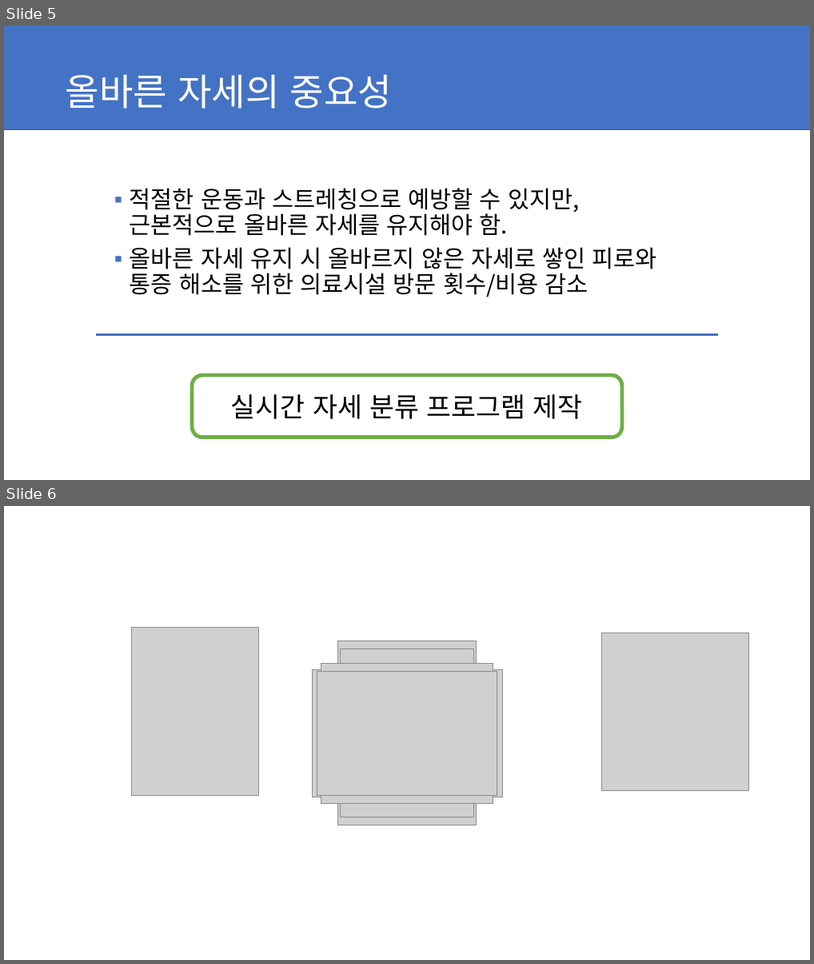
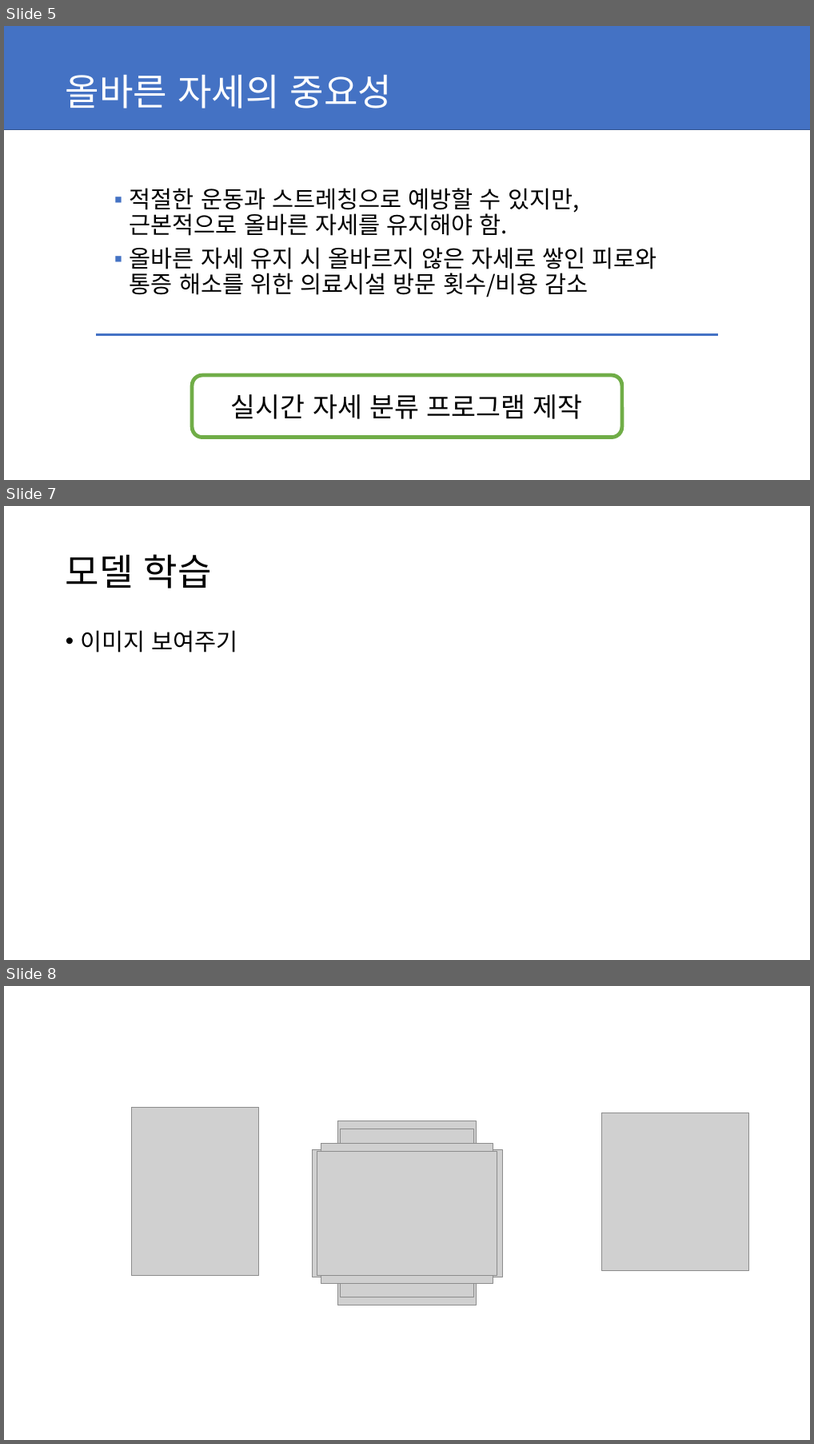
Before and after one commit to yjmd2222/Section-4-Project, a slide deck: 발표 ppt.pptx. Shown one above the other, each under a label of ours: slides 5 and 6 before the commit, slides 5, 7 and 8 after it; the slides between them are not shown. The pictures are 814x964 and 814x1444 pixels, drawn with LibreOffice and Linux fonts; fonts in the diff are those of the drawing; grey boxes stand for pictures. Boxes give left, top, right and bottom in pixels: in the first picture for what was removed or moved away, otherwise in the second. Text is boxed around its words. In the diff, an @@ line names an element or a change of style, - is before the commit and + after.

```diff
--- a/발표 ppt.pptx
+++ b/발표 ppt.pptx
@@ slide 7 added at (x1=4, y1=506, x2=810, y2=960), background #FFFFFF @@
@@ title added at (x1=66, y1=554, x2=212, y2=588), 44 pt, text #000000 @@
+모델 학습
@@ text added at (x1=81, y1=630, x2=238, y2=652), 28 pt, text #000000 @@
+• 이미지 보여주기
@@ what was slide 6 is now slide 8 @@
```
Also in this commit, not shown: 2 other slides added, 1 other file.
